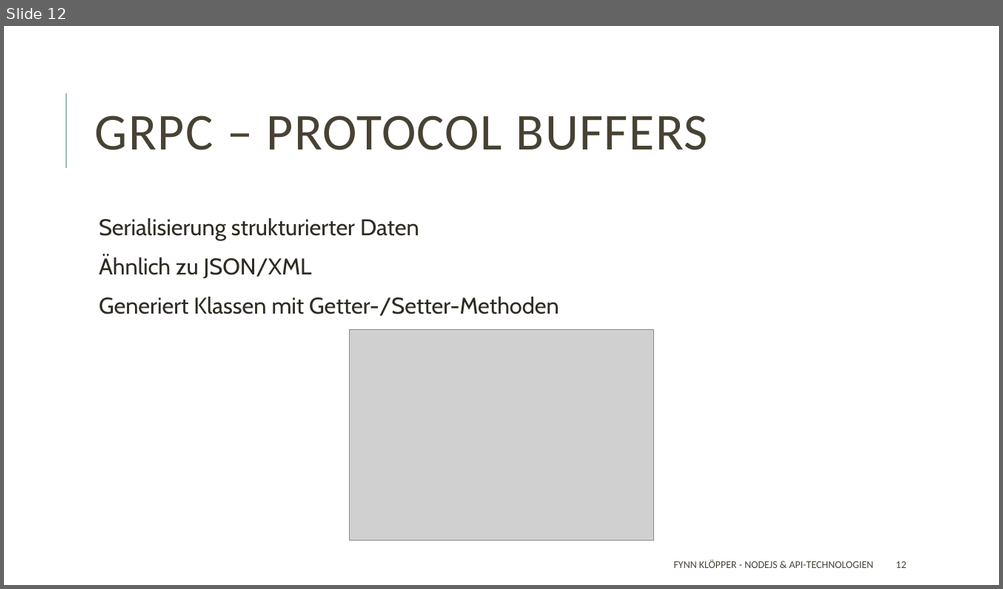
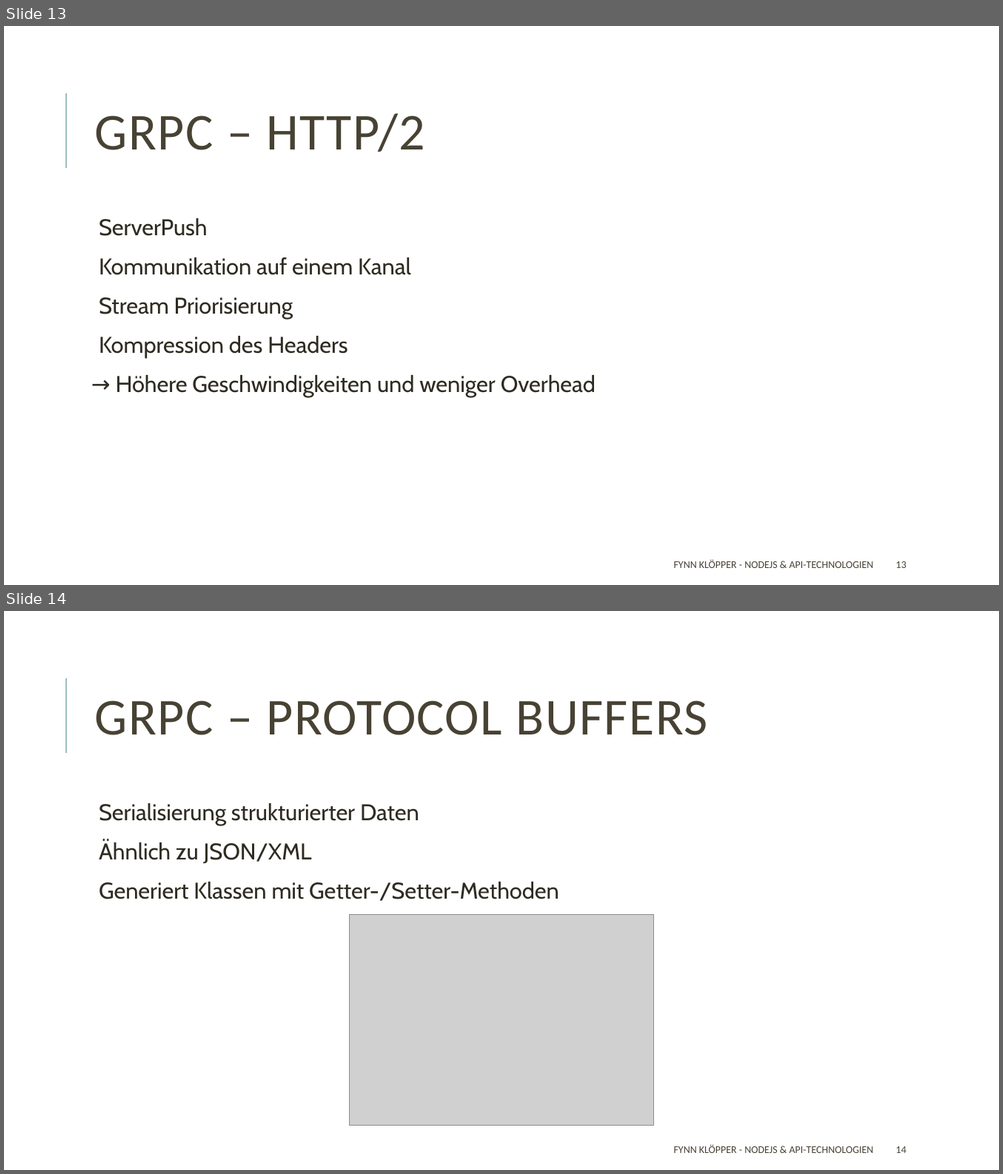
Before and after one commit to fkloepper/presentation, a slide deck: Backend/Backend.pptx. Shown one above the other, each under a label of ours: slide 12 before the commit, slides 13 and 14 after it. The pictures are 1003x589 and 1003x1174 pixels, drawn with LibreOffice and Linux fonts; fonts in the diff are those of the drawing; grey boxes stand for pictures. Boxes give left, top, right and bottom in pixels: in the first picture for what was removed or moved away, otherwise in the second. Text is boxed around its words. In the diff, an @@ line names an element or a change of style, - is before the commit and + after.

```diff
--- a/Backend/Backend.pptx
+++ b/Backend/Backend.pptx
@@ slide 13 added at [4,26,999,585], background #FFFFFF; not listed: 1 template element that a slide beside it also shows @@
@@ title added at [95,113,425,152], 50 pt, text #474233 @@
+GRPC – HTTP/2
@@ text added at [99,218,595,397], 22 pt, text #2E2B21 @@
+  ServerPush
+  Kommunikation auf einem Kanal
+  Stream Priorisierung
+  Kompression des Headers
+→ Höhere Geschwindigkeiten und weniger Overhead
@@ text added at [674,560,874,568], 10 pt, text #474233 @@
+FYNN KLÖPPER - NODEJS & API-TECHNOLOGIEN
@@ page number added at [896,562,906,568], 10 pt, text #474233 @@
+13
@@ what was slide 12 is now slide 14 @@
@@ page number at [896,1147,906,1153]: text changed @@
-12
+14
```
Also in this commit, not shown: 2 slides changed, 1 other slide added, 1 other file.
